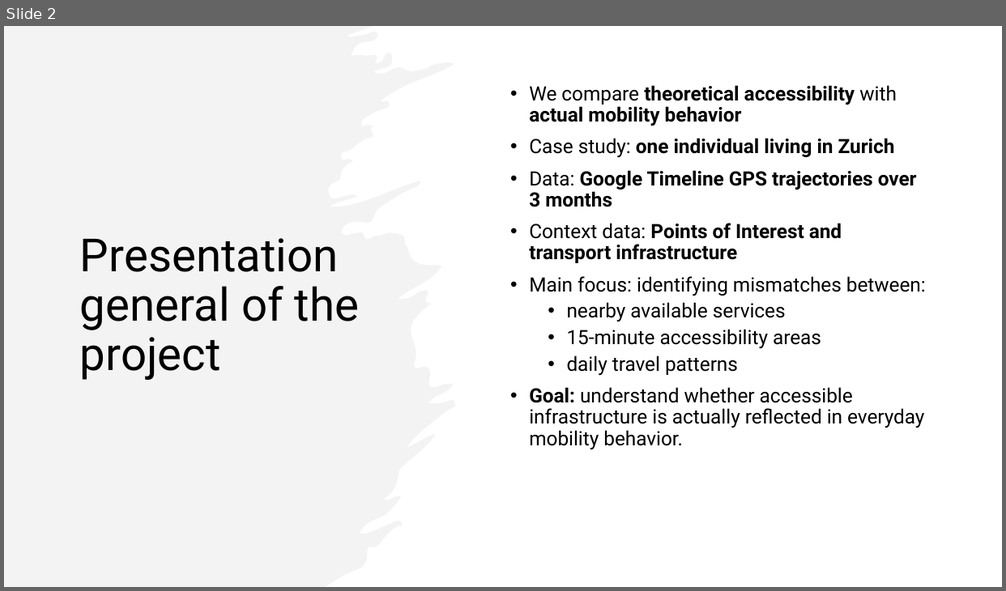
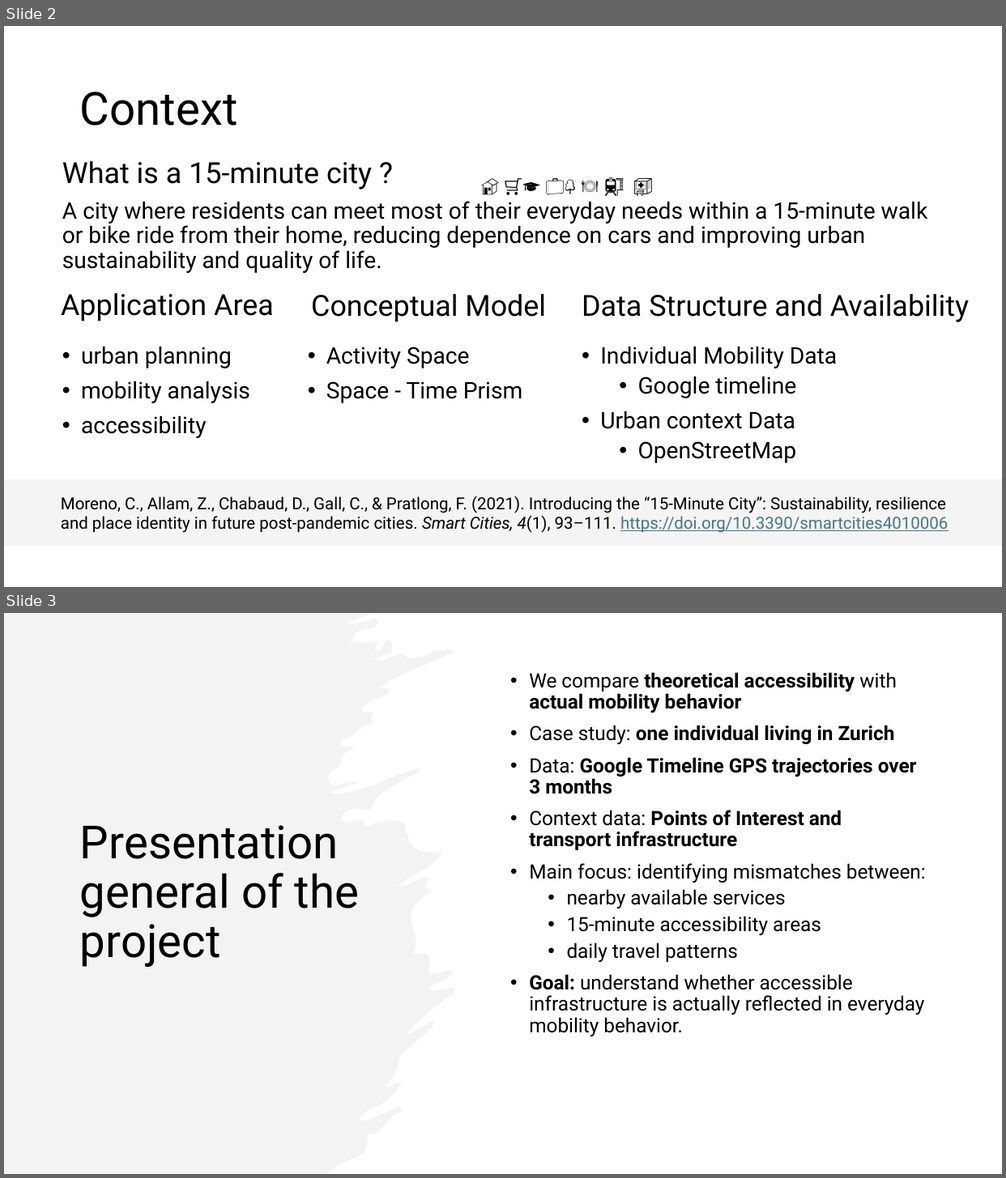
Before and after one commit to nono2001geek/Semester_Project_Lucie_No-mie, a slide deck: The 15-Minute City in Practice.pptx. Shown one above the other, each under a label of ours: slide 2 before the commit, slides 2 and 3 after it. The pictures are 1006x591 and 1006x1178 pixels, drawn with LibreOffice and Linux fonts; fonts in the diff are those of the drawing. Boxes give left, top, right and bottom in pixels: in the first picture for what was removed or moved away, otherwise in the second. Text is boxed around its words. In the diff, an @@ line names an element or a change of style, - is before the commit and + after.

```diff
--- a/The 15-Minute City in Practice.pptx
+++ b/The 15-Minute City in Practice.pptx
@@ slide 2 added at [4,26,1002,587], background #FFFFFF @@
@@ title added at [80,92,238,126], 44 pt, text #000000 @@
+Context
@@ text added at [62,161,372,190], 28 pt, text #000000 @@
+What is a 15-minute city ?
@@ text added at [473,169,734,199], 18 pt, text #000000 @@
+🏠 🛒🎓 💼🌳 🍽️ 🚉 🏥
@@ text added at [62,201,928,273], 22 pt, text #000000 @@
+A city where residents can meet most of their everyday needs within a 15-minute walk or bike ride from their home, reducing dependence on cars and improving urban sustainability and quality of life.
@@ text added at [61,293,274,322], 28 pt, text #000000 @@
+Application Area
@@ text added at [311,294,546,322], 28 pt, text #000000 @@
+Conceptual Model
@@ text added at [582,294,969,322], 28 pt, text #000000 @@
+Data Structure and Availability
@@ text added at [81,346,250,438], 22 pt, text #000000 @@
+• urban planning
+• mobility analysis
+• accessibility
@@ text added at [326,347,522,403], 22 pt, text #000000 @@
+• Activity Space
+• Space - Time Prism
@@ text added at [600,346,837,463], 22 pt, text #000000 @@
+• Individual Mobility Data
+  • Google timeline
+• Urban context Data
+  • OpenStreetMap
@@ rectangle added at [4,480,1002,546], fill #F4F4F4 @@
@@ text added at [61,497,948,533], 16 pt, text #000000 @@
+Moreno, C., Allam, Z., Chabaud, D., Gall, C., & Pratlong, F. (2021). Introducing the “15-Minute City”: Sustainability, resilience and place identity in future post-pandemic cities. Smart Cities, 4(1), 93–111. https://doi.org/10.3390/smartcities4010006
@@ what was slide 2 is now slide 3 @@
```
Also in this commit, not shown: 4 slides changed, 5 other slides added, 2 slides removed, 11 other files.
